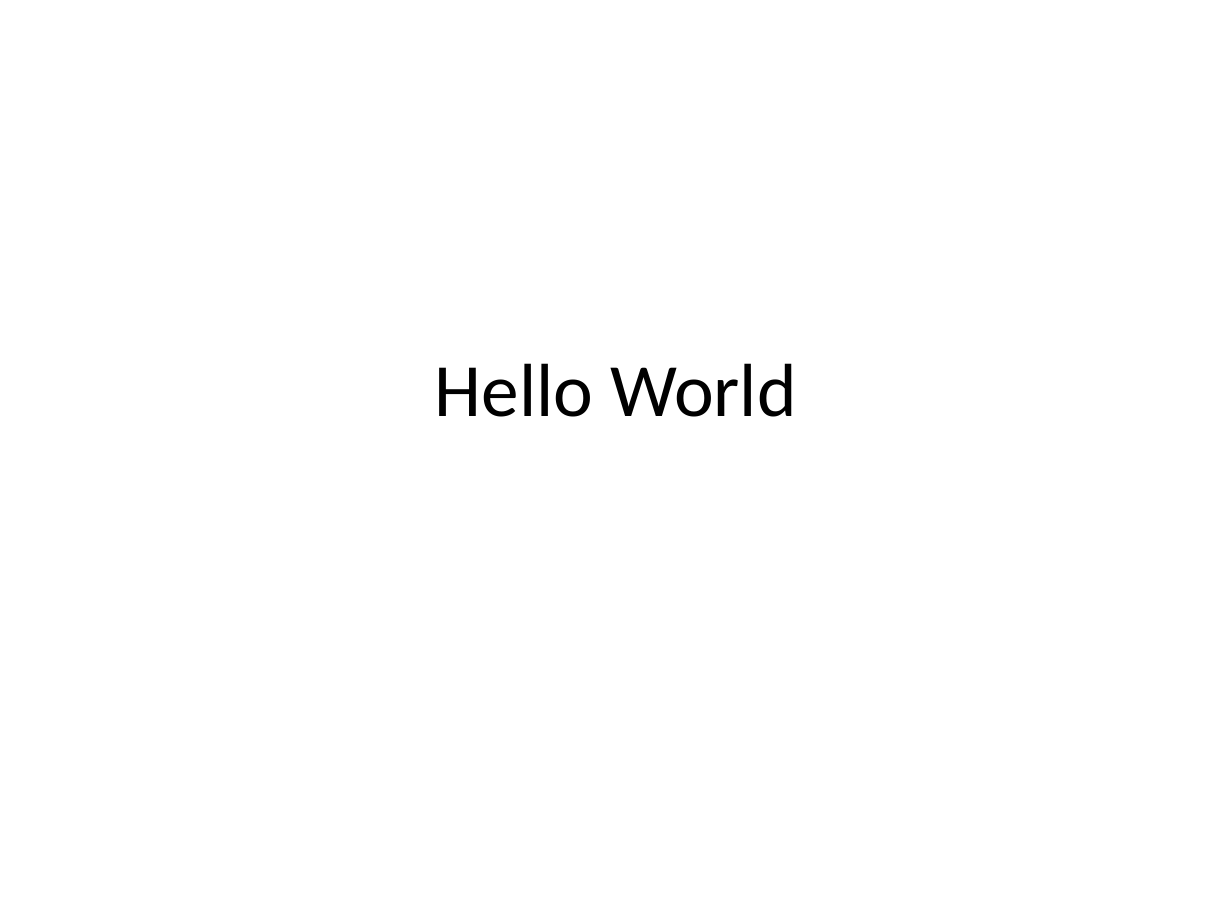
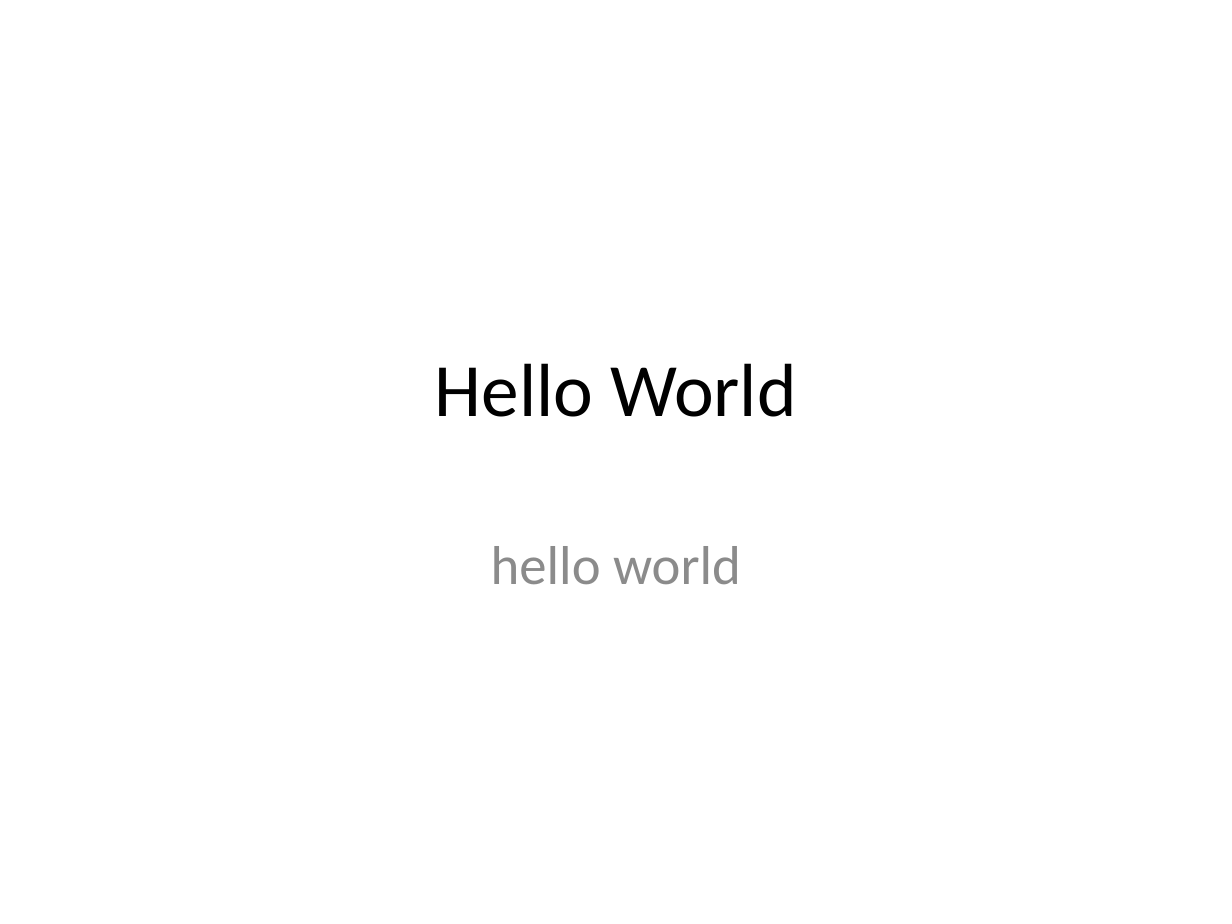
Before and after one commit to Jo0001/GitHubTest, a slide deck: slide 1 of Hello World.pptx. Drawn at 1232x924 pixels with LibreOffice and Linux fonts; fonts in the diff are those of the drawing. Boxes give left, top, right and bottom in pixels: in the first picture for what was removed or moved away, otherwise in the second. Text is boxed around its words. In the diff, an @@ line names an element or a change of style, - is before the commit and + after.

Commit message:
edited test pp

```diff
--- a/Hello World.pptx
+++ b/Hello World.pptx
@@ subtitle added at box(491, 546, 741, 585), 32 pt, text #8C8C8C @@
+hello world
```
